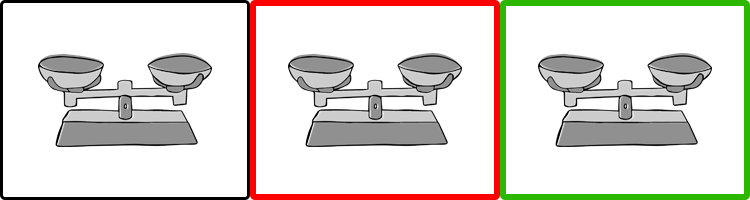
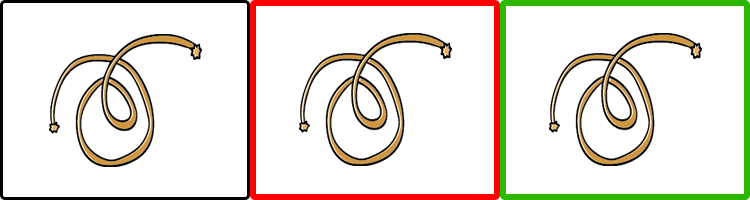
Before/after of a 750 × 200 layered artwork. What changed in the layer stack:
added layer "Layer 3 copy 2" above "Layer 3 copy" over [549, 33, 702, 166]
added layer "Layer 3 copy" above "Layer 3" over [299, 33, 452, 166]
added layer "Layer 3" above "Layer 2 copy 2" over [49, 34, 202, 167]
hid "Layer 2 copy 2" over [538, 53, 712, 147]
hid "Layer 2 copy" over [288, 53, 462, 147]
hid "Layer 2" over [38, 53, 212, 147]
